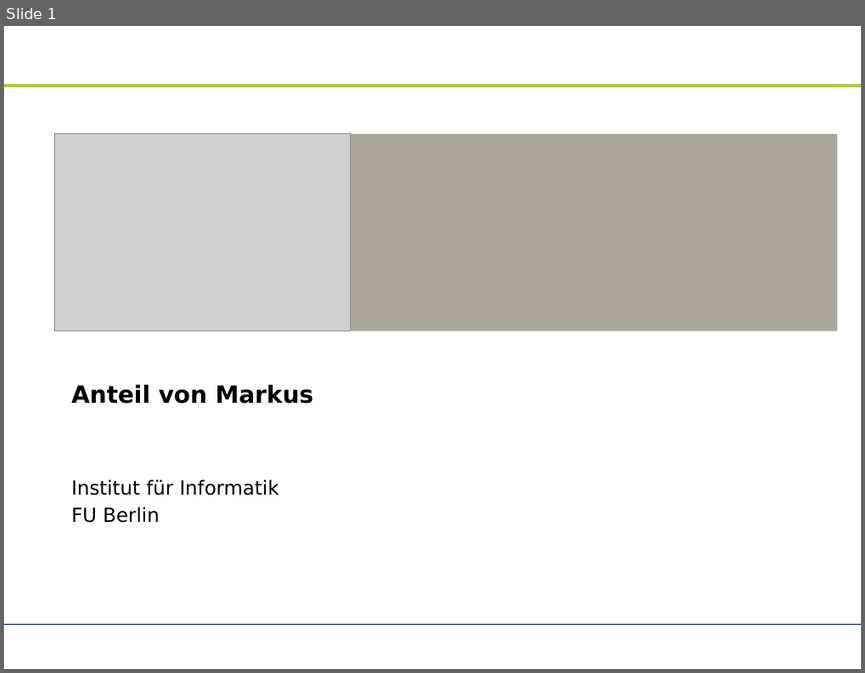
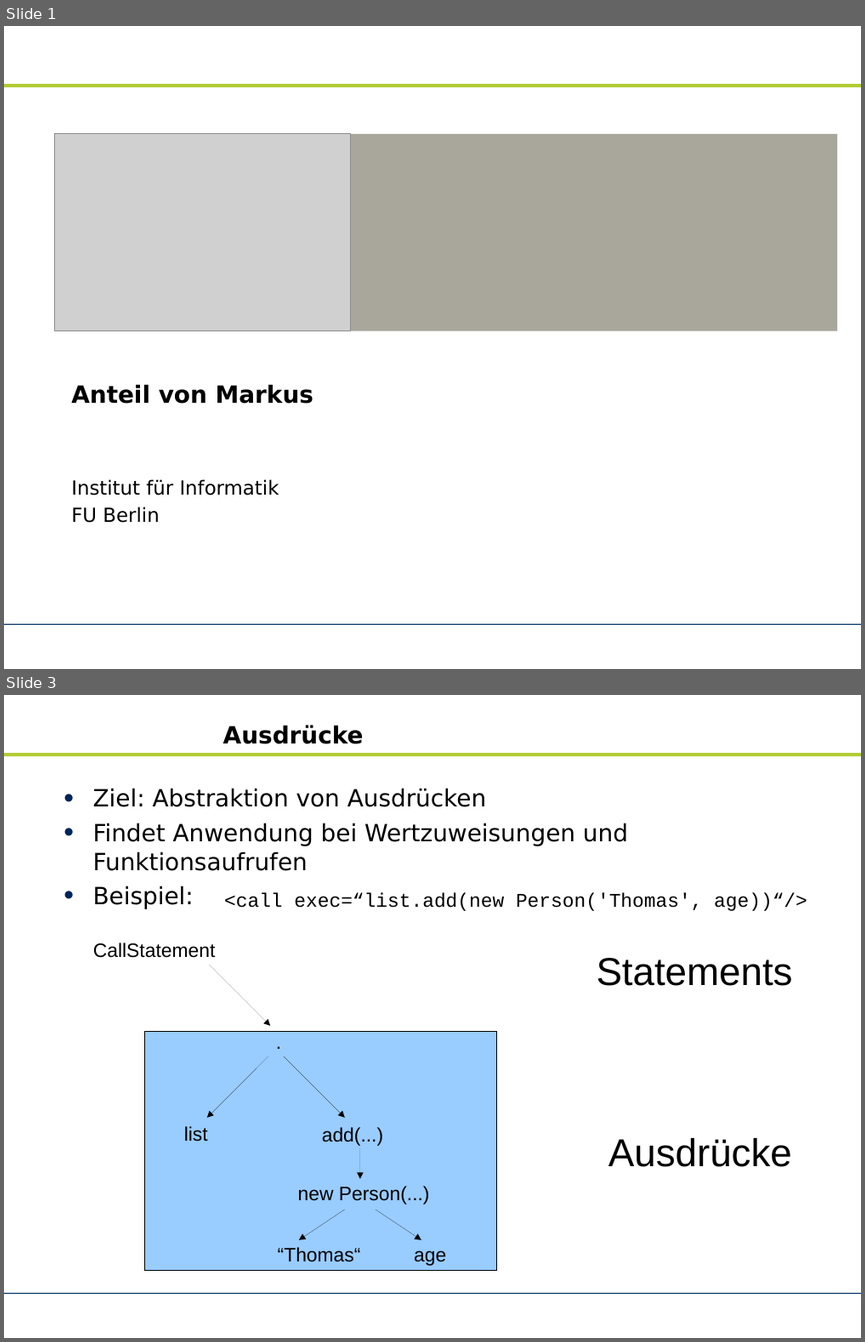
Before and after one commit to zhongxinhua/sose10-swp-uebersetzerbau, a slide deck: trunk/dokumentation/PraesiMarkus.odp. Shown one above the other, each under a label of ours: slide 1 before the commit, slides 1 and 3 after it; the slides between them are not shown. The pictures are 865x673 and 865x1342 pixels, drawn with LibreOffice and Linux fonts; fonts in the diff are those of the drawing; grey boxes stand for pictures; background and template pictures are left out. Boxes give left, top, right and bottom in pixels: in the first picture for what was removed or moved away, otherwise in the second. Text is boxed around its words. In the diff, an @@ line names an element or a change of style, - is before the commit and + after.

```diff
--- a/trunk/dokumentation/PraesiMarkus.odp
+++ b/trunk/dokumentation/PraesiMarkus.odp
@@ slide 3 added at [4,695,861,1338], background #FFFFFF; not listed: 2 template elements that a slide beside it also shows @@
@@ title added at [223,725,364,744], 22 pt, text #000000, bold @@
+Ausdrücke
@@ text added at [93,788,628,909], 22 pt, text #000000 @@
+• Ziel: Abstraktion von Ausdrücken
+• Findet Anwendung bei Wertzuweisungen und Funktionsaufrufen
+• Beispiel:
@@ text added at [224,893,807,911], 18 pt, text #000000 @@
+<call exec=“list.add(new Person('Thomas', age))“/>
@@ text added at [93,942,215,958], 18 pt, text #000000 @@
+CallStatement
@@ arrow added from (209, 964) to (271, 1026), #000000 0 pt @@
@@ text added at [596,958,793,986], 36 pt, text #000000 @@
+Statements
@@ text added at [268,1026,290,1055], 18 pt, text #000000 @@
+.
@@ rectangle added at [145,1032,497,1270], fill #99CCFF, outline #000000 0 pt @@
@@ arrow added from (268, 1056) to (207, 1117), #000000 0 pt @@
@@ arrow added from (284, 1056) to (345, 1117), #000000 0 pt @@
@@ text added at [184,1126,208,1141], 18 pt, text #000000 @@
+list
@@ text added at [322,1127,383,1145], 18 pt, text #000000 @@
+add(...)
@@ arrow added from (360, 1148) to (360, 1179), #000000 0 pt @@
@@ text added at [608,1138,792,1167], 36 pt, text #000000 @@
+Ausdrücke
@@ text added at [298,1185,430,1204], 18 pt, text #000000 @@
+new Person(...)
@@ arrow added from (345, 1209) to (299, 1240), #000000 0 pt @@
@@ arrow added from (375, 1209) to (421, 1240), #000000 0 pt @@
@@ text added at [278,1247,361,1262], 18 pt, text #000000 @@
+“Thomas“
@@ text added at [414,1250,446,1265], 18 pt, text #000000 @@
+age
```
Also in this commit, not shown: 3 slides changed, 2 other slides added, 2 slides removed.
